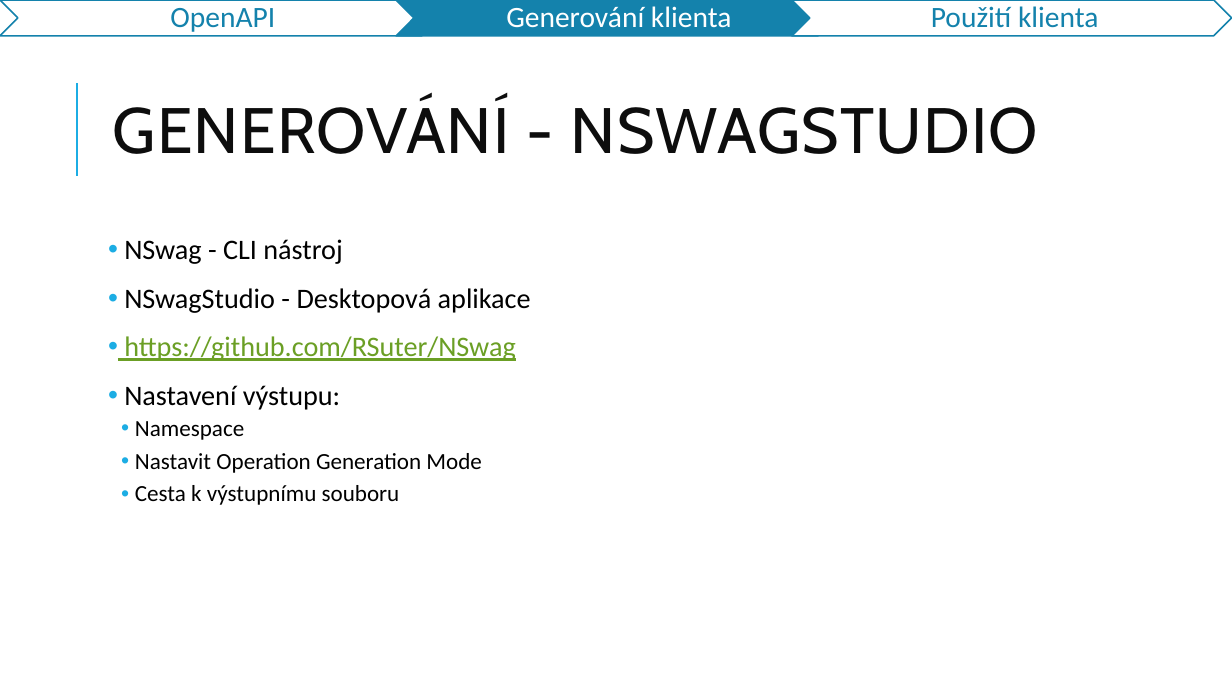
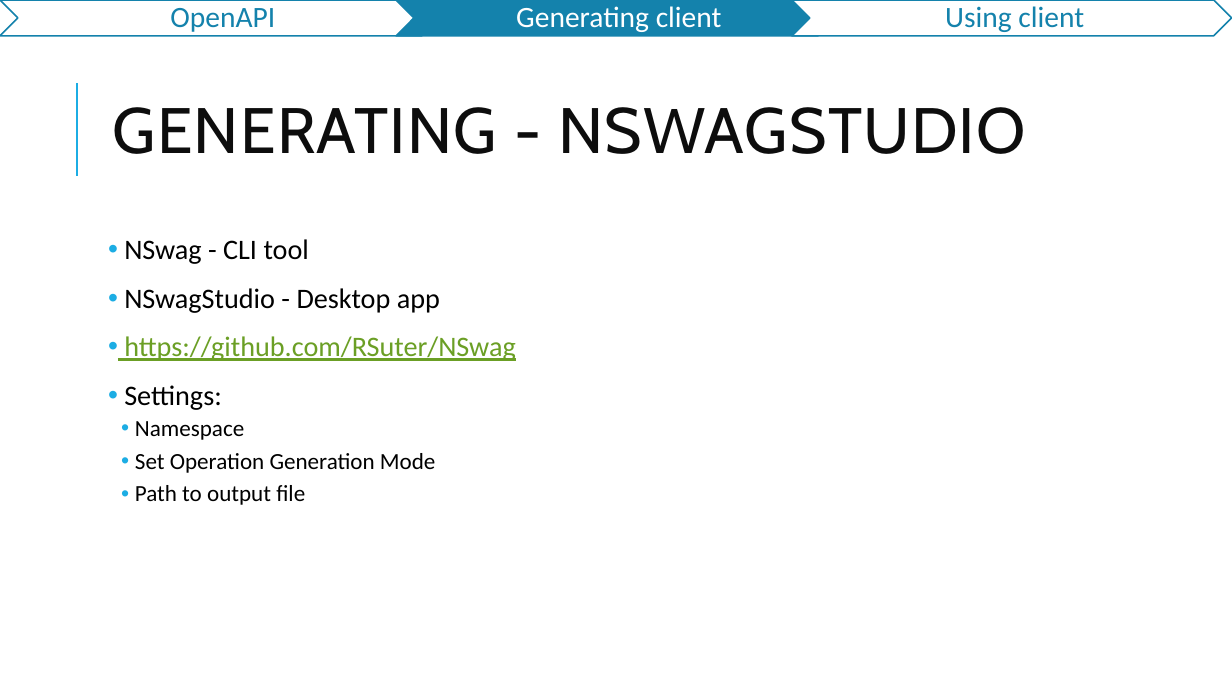
Before and after one commit to jasho/pv239-maui, a slide deck: slide 17 of 06_API/PV239-Xamarin-06_API.pptx. Drawn at 1232x693 pixels with LibreOffice and Linux fonts; fonts in the diff are those of the drawing. Boxes give left, top, right and bottom in pixels: in the first picture for what was removed or moved away, otherwise in the second. Text is boxed around its words. In the diff, an @@ line names an element or a change of style, - is before the commit and + after.

```diff
--- a/06_API/PV239-Xamarin-06_API.pptx
+++ b/06_API/PV239-Xamarin-06_API.pptx
@@ text at <box>516,6,722,32</box>: text changed @@
-Generování klienta
+Generating client
@@ text at <box>945,6,1084,32</box>: text changed @@
-Použití klienta
+Using client
@@ title at <box>113,107,1026,154</box>: text changed @@
-GENEROVÁNÍ - NSWAGSTUDIO
+GENERATING - NSWAGSTUDIO
@@ text at <box>124,239,440,313</box>: text changed @@
-• NSwag - CLI nástroj
-• NSwagStudio - Desktopová aplikace
+• NSwag - CLI tool
+• NSwagStudio - Desktop app
@@ text at <box>124,385,222,410</box>: text changed @@
-• Nastavení výstupu:
+• Settings:
@@ text at <box>135,453,435,505</box>: text changed @@
-  • Nastavit Operation Generation Mode
-  • Cesta k výstupnímu souboru
+  • Set Operation Generation Mode
+  • Path to output file
```
Also in this commit, not shown: 18 other slides changed, 3 slides removed, 1 other file.
